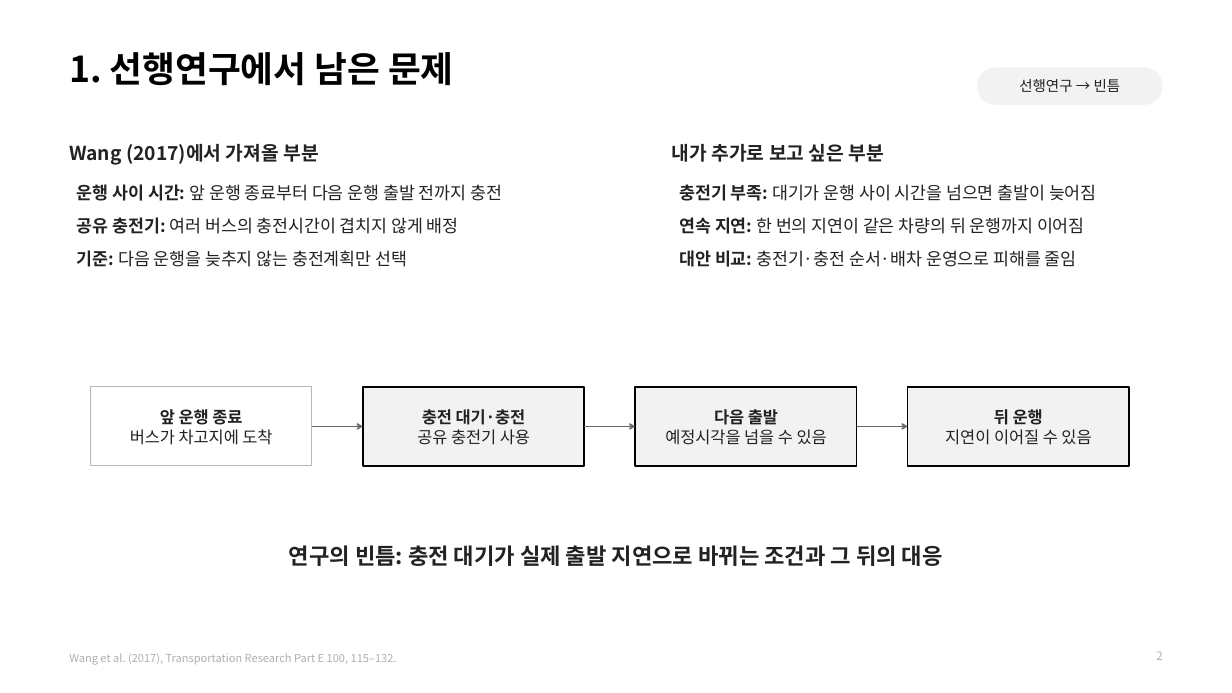
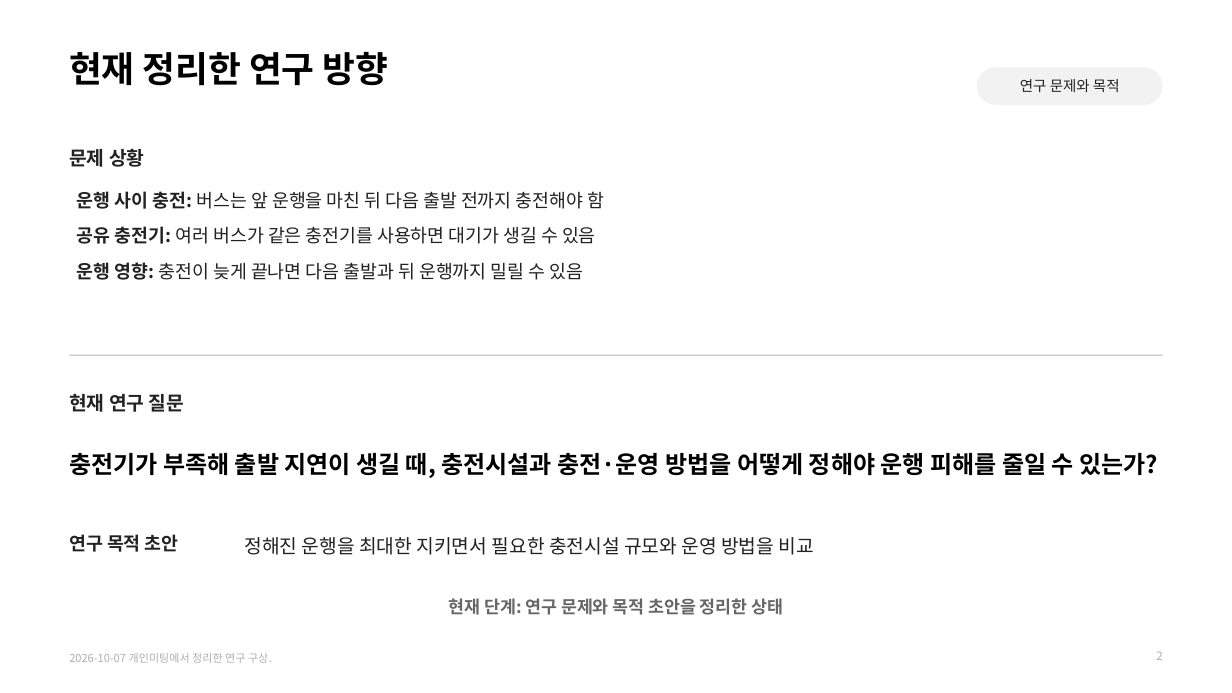
Before and after one commit to jujuwon7/presentation, a slide deck: slide 2 of 전기버스_충전운영_건국대미팅_2026-10-08.pptx. Drawn at 1232x693 pixels with LibreOffice and Linux fonts; fonts in the diff are those of the drawing. Boxes give left, top, right and bottom in pixels: in the first picture for what was removed or moved away, otherwise in the second. Text is boxed around its words. In the diff, an @@ line names an element or a change of style, - is before the commit and + after.

Commit message:
건국대 자문용 연구계획 발표자료로 수정

```diff
--- a/전기버스_충전운영_건국대미팅_2026-10-08.pptx
+++ b/전기버스_충전운영_건국대미팅_2026-10-08.pptx
@@ text at (69, 52, 389, 86): text changed @@
-1. 선행연구에서 남은 문제
+현재 정리한 연구 방향
@@ text in rounded rectangle at (1020, 79, 1120, 92): text changed @@
-선행연구 → 빈틈
+연구 문제와 목적
@@ text at (69, 148, 144, 167): text changed @@
-Wang (2017)에서 가져올 부분
+문제 상황
@@ text removed at (672, 144, 884, 162) @@
-내가 추가로 보고 싶은 부분
@@ text at (77, 191, 604, 280): text changed; size 13.5 to 14.2 pt @@
-운행 사이 시간: 앞 운행 종료부터 다음 운행 출발 전까지 충전
-공유 충전기: 여러 버스의 충전시간이 겹치지 않게 배정
-기준: 다음 운행을 늦추지 않는 충전계획만 선택
+운행 사이 충전: 버스는 앞 운행을 마친 뒤 다음 출발 전까지 충전해야 함
+공유 충전기: 여러 버스가 같은 충전기를 사용하면 대기가 생길 수 있음
+운행 영향: 충전이 늦게 끝나면 다음 출발과 뒤 운행까지 밀릴 수 있음
@@ text removed at (679, 184, 1097, 267) @@
-충전기 부족: 대기가 운행 사이 시간을 넘으면 출발이 늦어짐
-연속 지연: 한 번의 지연이 같은 차량의 뒤 운행까지 이어짐
-대안 비교: 충전기·충전 순서·배차 운영으로 피해를 줄임
@@ line added from (69, 355) to (1163, 355), #B8B8B8 0.75 pt @@
@@ rectangle removed at (91, 387, 312, 466) @@
-앞 운행 종료
-버스가 차고지에 도착
@@ rectangle removed at (363, 387, 585, 466) @@
-충전 대기·충전
-공유 충전기 사용
@@ rectangle removed at (636, 387, 858, 466) @@
-다음 출발
-예정시각을 넘을 수 있음
@@ rectangle removed at (908, 387, 1129, 466) @@
-뒤 운행
-지연이 이어질 수 있음
@@ text added at (69, 394, 184, 412), 15 pt, text #222222, bold @@
+현재 연구 질문
@@ arrow removed from (312, 426) to (363, 426) @@
@@ arrow removed from (584, 426) to (636, 426) @@
@@ arrow removed from (857, 426) to (908, 426) @@
@@ text added at (69, 453, 1158, 478), 18.8 pt, text #000000, bold @@
+충전기가 부족해 출발 지연이 생길 때, 충전시설과 충전·운영 방법을 어떻게 정해야 운행 피해를 줄일 수 있는가?
@@ text added at (69, 534, 179, 552), 14.2 pt, text #222222, bold @@
+연구 목적 초안
@@ text added at (244, 537, 814, 555), 15 pt, text #222222 @@
+정해진 운행을 최대한 지키면서 필요한 충전시설 규모와 운영 방법을 비교
@@ text removed at (289, 545, 943, 566) @@
-연구의 빈틈: 충전 대기가 실제 출발 지연으로 바뀌는 조건과 그 뒤의 대응
@@ text added at (449, 598, 783, 615), 13.5 pt, text #666666, bold @@
+현재 단계: 연구 문제와 목적 초안을 정리한 상태
@@ text at (69, 653, 272, 663): text changed @@
-Wang et al. (2017), Transportation Research Part E 100, 115–132.
+2026-10-07 개인미팅에서 정리한 연구 구상.
```
Also in this commit, not shown: 4 other slides changed.
